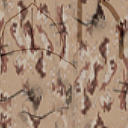
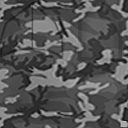
The second 128 × 128 image is a revision of the first. Changes to its layers:
hid group "CamoDesert" (3 layers) over (0, 0, 128, 128)
showed group "CamoUrban" (3 layers) over (0, 0, 128, 128)
painted on "Background" (1st of 2, in "CamoUrban") over (0, 0, 128, 128)
